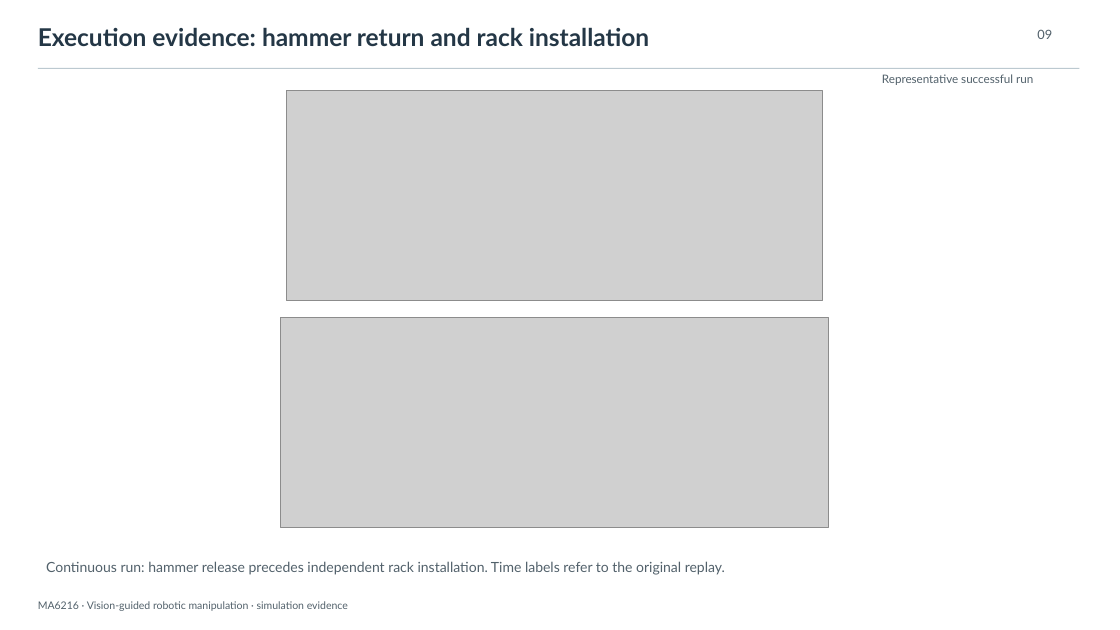
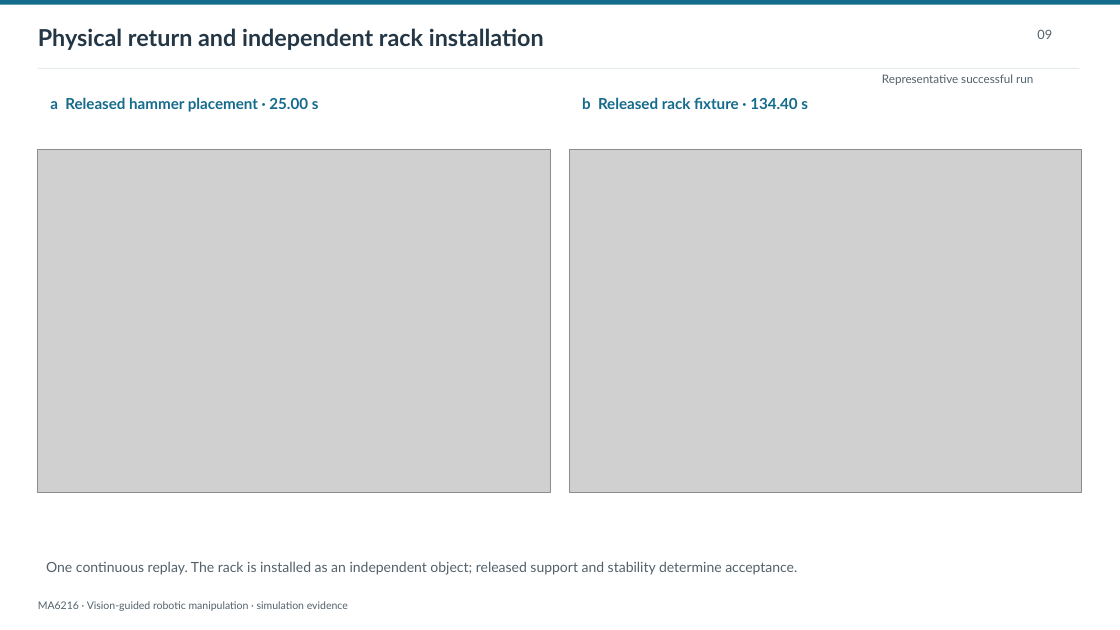
Before and after one commit to LewisLYU-HW/ma6216-ur5e-vision-pick-place, a slide deck: slide 9 of docs/presentation/vision_guided_manipulation.pptx. Drawn at 1120x630 pixels with LibreOffice and Linux fonts; fonts in the diff are those of the drawing; grey boxes stand for pictures. Boxes give left, top, right and bottom in pixels: in the first picture for what was removed or moved away, otherwise in the second. Text is boxed around its words. In the diff, an @@ line names an element or a change of style, - is before the commit and + after.

```diff
--- a/docs/presentation/vision_guided_manipulation.pptx
+++ b/docs/presentation/vision_guided_manipulation.pptx
@@ rectangle added at [0,0,1120,5], fill #146B8C @@
@@ text at [38,28,544,50]: text changed; size 21 to 20 pt @@
-Execution evidence: hammer return and rack installation
+Physical return and independent rack installation
@@ rectangle at [38,68,1080,69]: fill #BCC9D0 to #DBE3E7 @@
@@ text added at [50,97,319,112], 13 pt, text #146B8C, bold @@
+a Released hammer placement · 25.00 s
@@ picture removed at [287,91,823,301] @@
@@ text added at [582,97,808,109], 13 pt, text #146B8C, bold @@
+b Released rack fixture · 134.40 s
@@ picture added at [38,150,550,492] @@
@@ picture added at [570,150,1082,492] @@
@@ picture removed at [281,318,828,528] @@
@@ text at [46,561,797,575]: text changed @@
-Continuous run: hammer release precedes independent rack installation. Time labels refer to the original replay.
+One continuous replay. The rack is installed as an independent object; released support and stability determine acceptance.
```
Also in this commit, not shown: 18 other slides changed, 10 other files.
